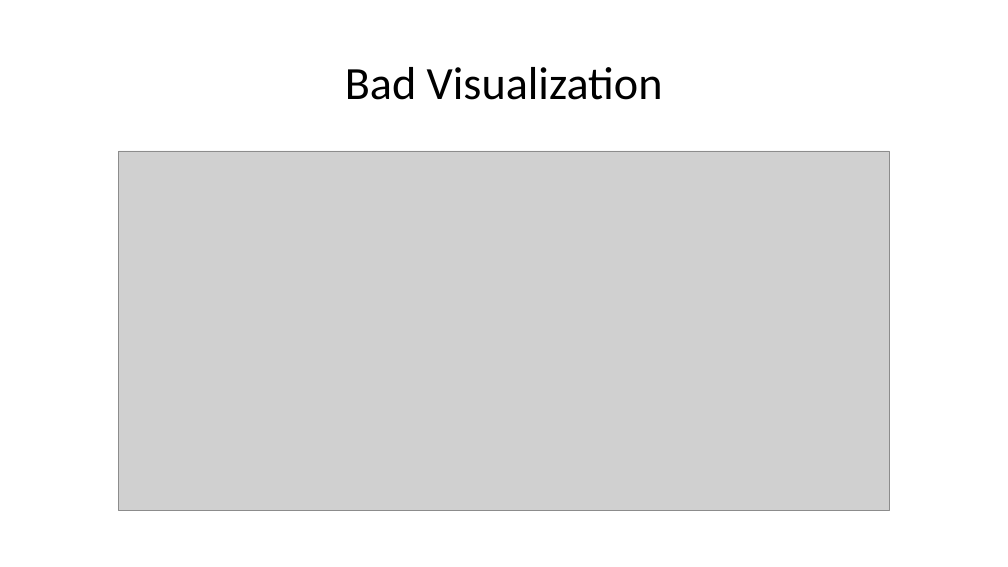
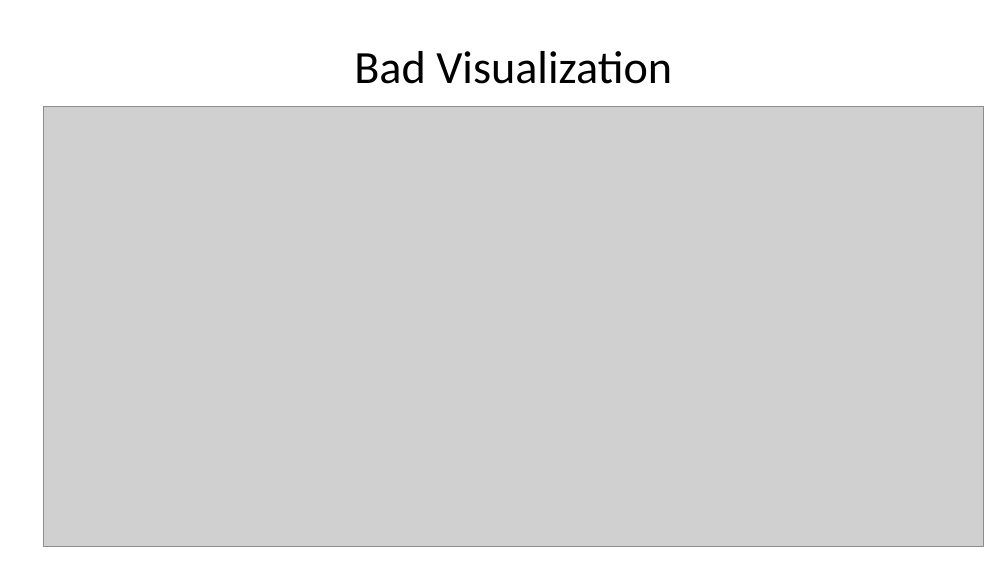
Before and after one commit to bea3/sma-spring2017, a slide deck: slide 2 of Module_12/powerpoint.pptx. Drawn at 1008x567 pixels with LibreOffice and Linux fonts; fonts in the diff are those of the drawing; grey boxes stand for pictures. Boxes give left, top, right and bottom in pixels: in the first picture for what was removed or moved away, otherwise in the second. Text is boxed around its words. In the diff, an @@ line names an element or a change of style, - is before the commit and + after.

```diff
--- a/Module_12/powerpoint.pptx
+++ b/Module_12/powerpoint.pptx
@@ title "Bad Visualization": place and size @@
-title "Bad Visualization" at bbox=[345, 67, 663, 100]
+title "Bad Visualization" at bbox=[354, 51, 672, 84]
@@ picture: place and size @@
-picture at bbox=[119, 151, 889, 511]
+picture at bbox=[43, 107, 984, 546]
```
Also in this commit, not shown: 1 other slide changed.
